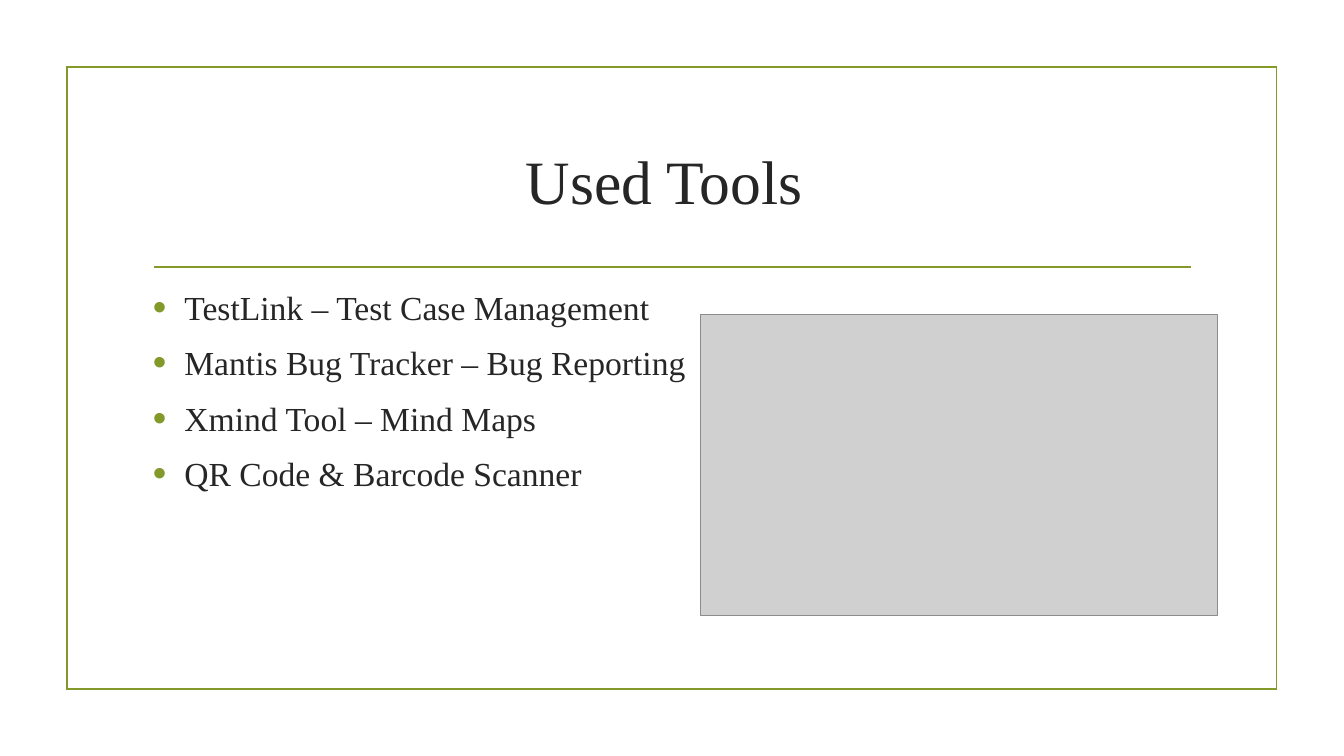
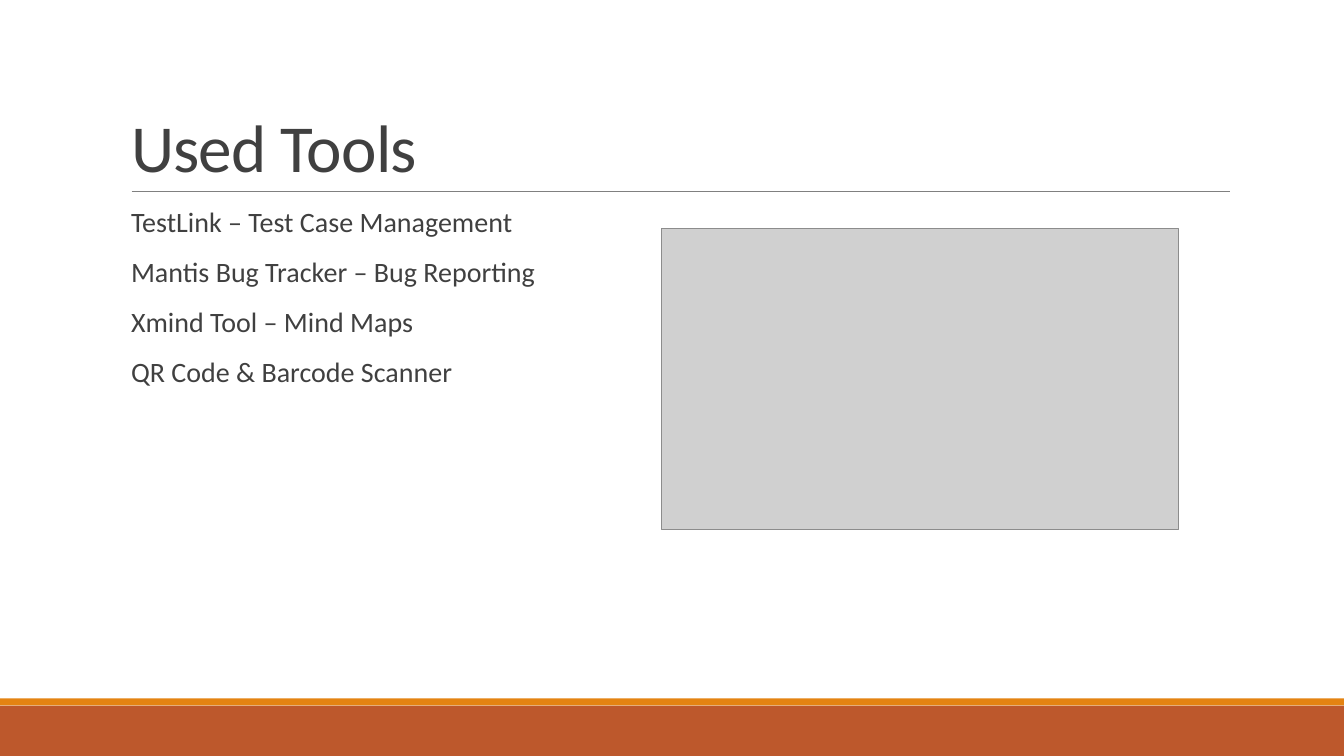
Before and after one commit to corinaradu/siit-testing, a slide deck: slide 4 of final-project/virtual-cards/virtual-cards.pptx. Drawn at 1344x756 pixels with LibreOffice and Linux fonts; fonts in the diff are those of the drawing; grey boxes stand for pictures; background and template pictures are left out. Boxes give left, top, right and bottom in pixels: in the first picture for what was removed or moved away, otherwise in the second. Text is boxed around its words. In the diff, an @@ line names an element or a change of style, - is before the commit and + after.

```diff
--- a/final-project/virtual-cards/virtual-cards.pptx
+++ b/final-project/virtual-cards/virtual-cards.pptx
@@ title "Used Tools": place and size @@
-title "Used Tools" at (526,161,803,205)
+title "Used Tools" at (131,125,418,173)
@@ title "Used Tools" at (131,125,418,173): size 44 to 48 pt, font Times New Roman to Calibri, text colour #262626 to #404040, letter spacing 0 to -0.5 pt; alignment centre to left; line spacing 1 to 0.85; vertical alignment middle to bottom @@
@@ rectangle removed at (67,68,1276,690) @@
@@ text "TestLink – Test Case Management": place and size @@
-text "TestLink – Test Case Management" at (184,296,685,492)
+text "TestLink – Test Case Management" at (131,212,534,386)
@@ text "TestLink – Test Case Management" at (131,212,534,386): size 24 to 20 pt, font Times New Roman to Calibri, text colour #262626 to #404040; bullet • to  ; line spacing 1 to 0.9; more space between paragraphs; bullet colour #83992A to #E48312 @@
@@ line moved from (154, 267) - (1191, 267) to (132, 192) - (1231, 192) @@
@@ line (132, 192) - (1231, 192): stroke #83992A 1.25 pt to #808080 0.5 pt @@
@@ picture: place and size @@
-picture at (701,315,1218,616)
+picture at (661,228,1179,529)
@@ rectangle added at (0,706,1344,756), fill #BD582C @@
@@ rectangle added at (0,699,1344,706), fill #E48312 @@
```
Also in this commit, not shown: 3 other slides changed, 2 slides added, 1 slide removed, 9 other files.
